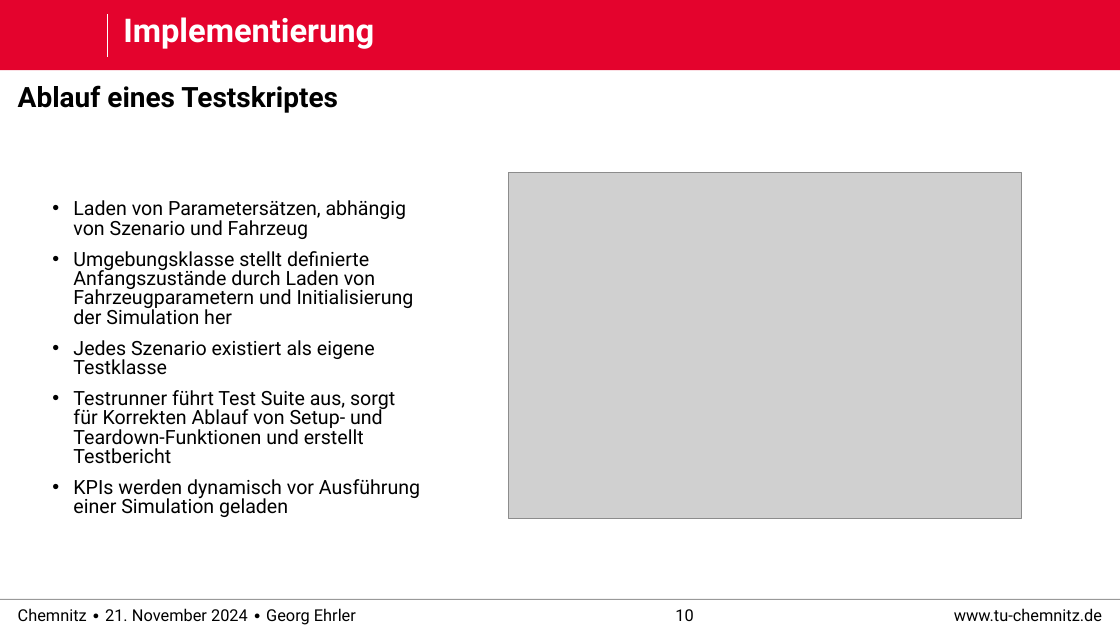
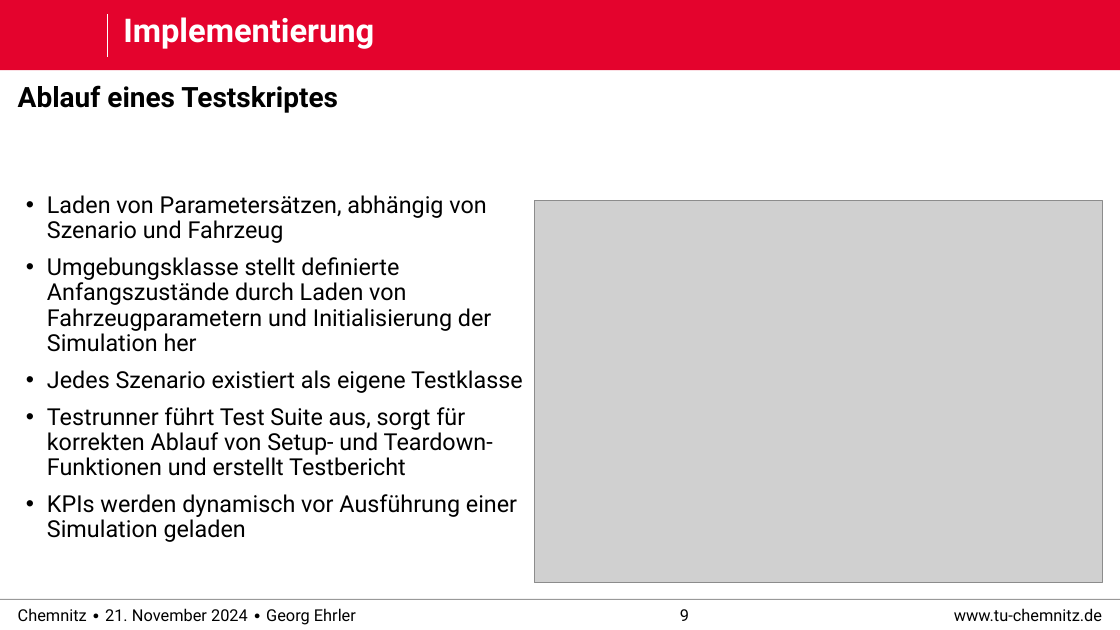
Before and after one commit to derEhrler/ACSDthesis_edited, a slide deck: slide 9 of defense/praktikum_defense.pptx (slide 10 before the commit). Drawn at 1120x630 pixels with LibreOffice and Linux fonts; fonts in the diff are those of the drawing; grey boxes stand for pictures; background and template pictures are left out. Boxes give left, top, right and bottom in pixels: in the first picture for what was removed or moved away, otherwise in the second. Text is boxed around its words. In the diff, an @@ line names an element or a change of style, - is before the commit and + after.

Commit message:
Version: test zu moreno

```diff
--- a/defense/praktikum_defense.pptx
+++ b/defense/praktikum_defense.pptx
@@ text "Laden von Parametersätzen, abhängig von ...": place and size @@
-text "Laden von Parametersätzen, abhängig von ..." at [73, 200, 420, 517]
+text "Laden von Parametersätzen, abhängig von ..." at [47, 195, 523, 542]
@@ text at [47, 195, 523, 542]: size 16.8 to 20 pt, bold off in "Laden von Parametersätzen, abhängig von Szenario und ...", "Umgebungsklasse stellt definierte Anfangszustände durch Lade ...", "Jedes Szenario existiert als eigene Testklasse", "KPIs werden dynamisch vor Ausführung einer Simulation ..."; bullet none to •; line spacing 0.82 to 0.9 @@
@@ picture: place and size @@
-picture at [509, 173, 1023, 518]
+picture at [534, 201, 1103, 583]
@@ text at [47, 407, 493, 476]: text changed; size 16.8 to 20 pt; bold off @@
-Testrunner führt Test Suite aus, sorgt für Korrekten Ablauf von Setup- und Teardown-Funktionen und erstellt Testbericht
+• Testrunner führt Test Suite aus, sorgt für korrekten Ablauf von Setup- und Teardown-Funktionen und erstellt Testbericht
@@ page number at [680, 609, 689, 621]: text changed @@
-10
+9
```
Also in this commit, not shown: 12 other slides changed, 5 slides added, 5 slides removed, 7 other files.
